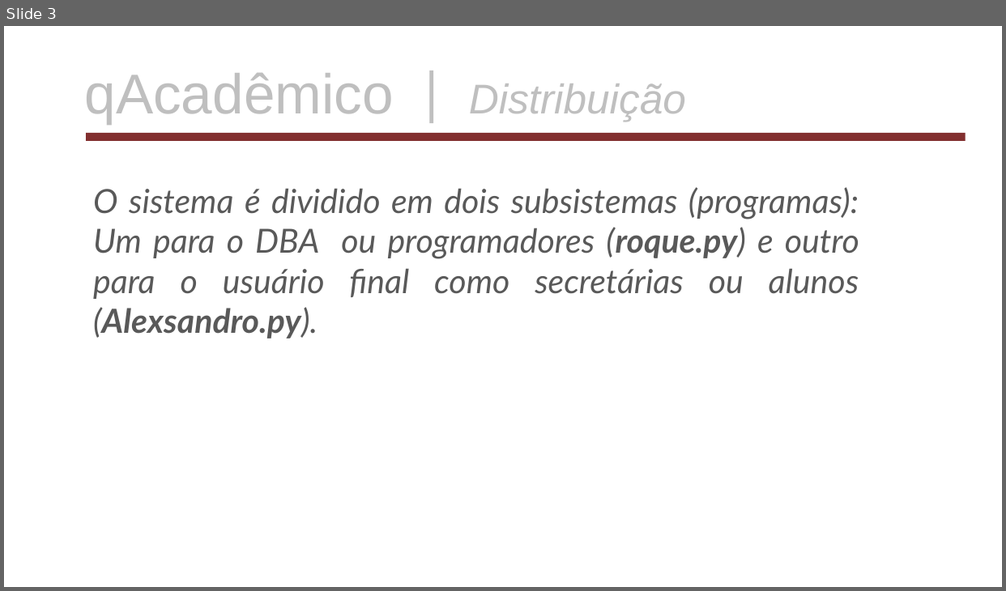
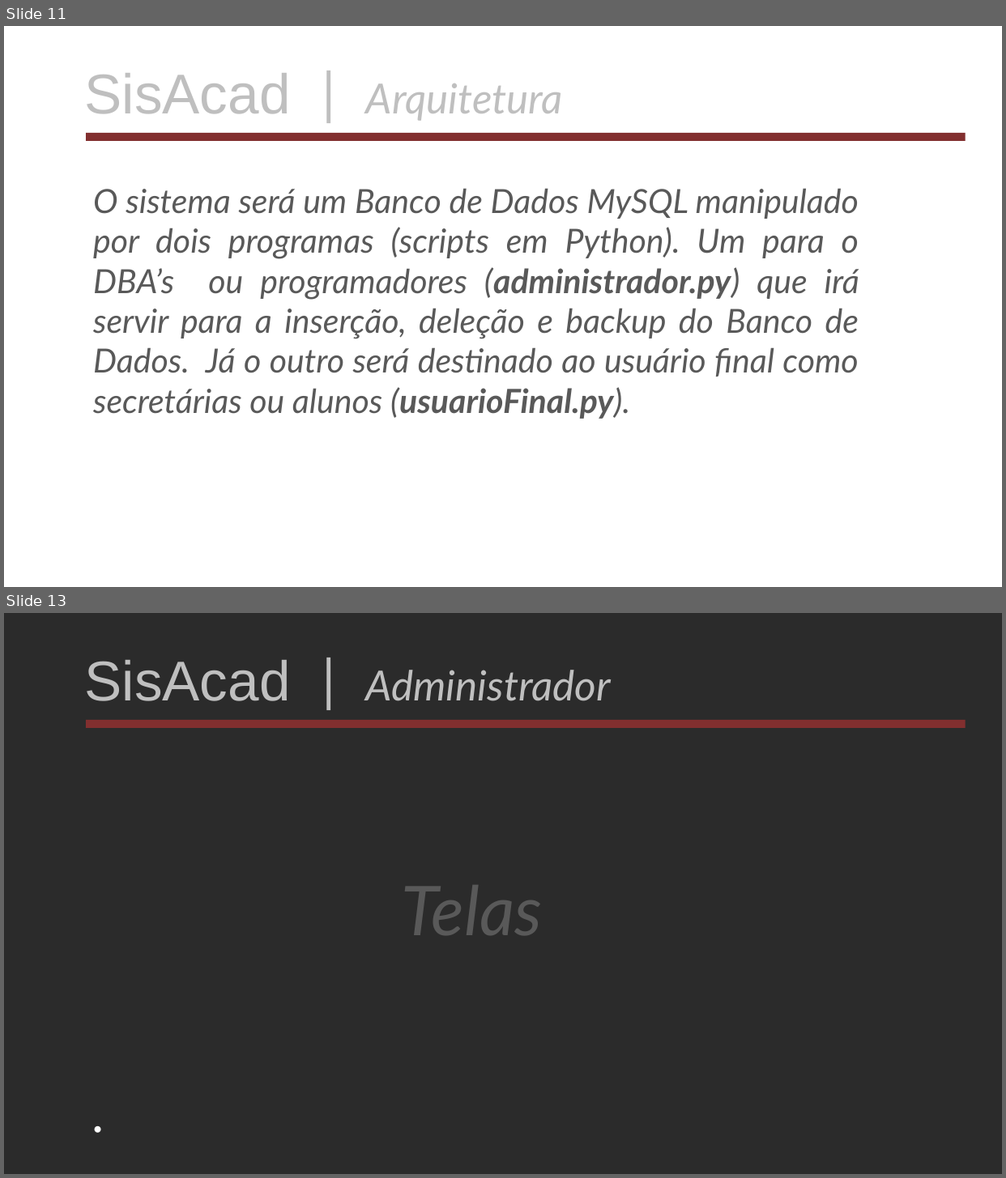
Before and after one commit to AlexsandroMatias2017/MeuBancoDeDados, a slide deck: apresentacaoDoProjeto.odp. Shown one above the other, each under a label of ours: slide 3 before the commit, slides 11 and 13 after it; the slides between them are not shown. The pictures are 1006x591 and 1006x1178 pixels, drawn with LibreOffice and Linux fonts; fonts in the diff are those of the drawing; background and template pictures are left out; a plain dark background stands for a picture behind light text. Boxes give left, top, right and bottom in pixels: in the first picture for what was removed or moved away, otherwise in the second. Text is boxed around its words. In the diff, an @@ line names an element or a change of style, - is before the commit and + after.

```diff
--- a/apresentacaoDoProjeto.odp
+++ b/apresentacaoDoProjeto.odp
@@ slide 13 added at (x1=4, y1=613, x2=1002, y2=1174), background picture (left out) @@
@@ text added at (x1=85, y1=660, x2=611, y2=701), 40 pt, text #BFBFBF, italic @@
+SisAcad | Administrador
@@ rectangle added at (x1=86, y1=720, x2=965, y2=728), fill #822F2F @@
@@ text added at (x1=402, y1=885, x2=543, y2=935), 66 pt, text #595959, italic @@
+Telas
@@ what was slide 3 is now slide 11 @@
@@ slide 11 changed as well @@
@@ text at (x1=85, y1=73, x2=563, y2=121): text changed; font Arial to Lato @@
-qAcadêmico | Distribuição
+SisAcad | Arquitetura
@@ text at (x1=93, y1=188, x2=859, y2=419): text changed @@
-O sistema é dividido em dois subsistemas (programas): Um para o DBA ou programadores (roque.py) e outro para o usuário final como secretárias ou alunos (Alexsandro.py).
+O sistema será um Banco de Dados MySQL manipulado por dois programas (scripts em Python). Um para o DBA’s ou programadores (administrador.py) que irá servir para a inserção, deleção e backup do Banco de Dados. Já o outro será destinado ao usuário final como secretárias ou alunos (usuarioFinal.py).
```
Also in this commit, not shown: 18 other slides changed, 10 other slides added, 3 slides removed, 9 other files.
